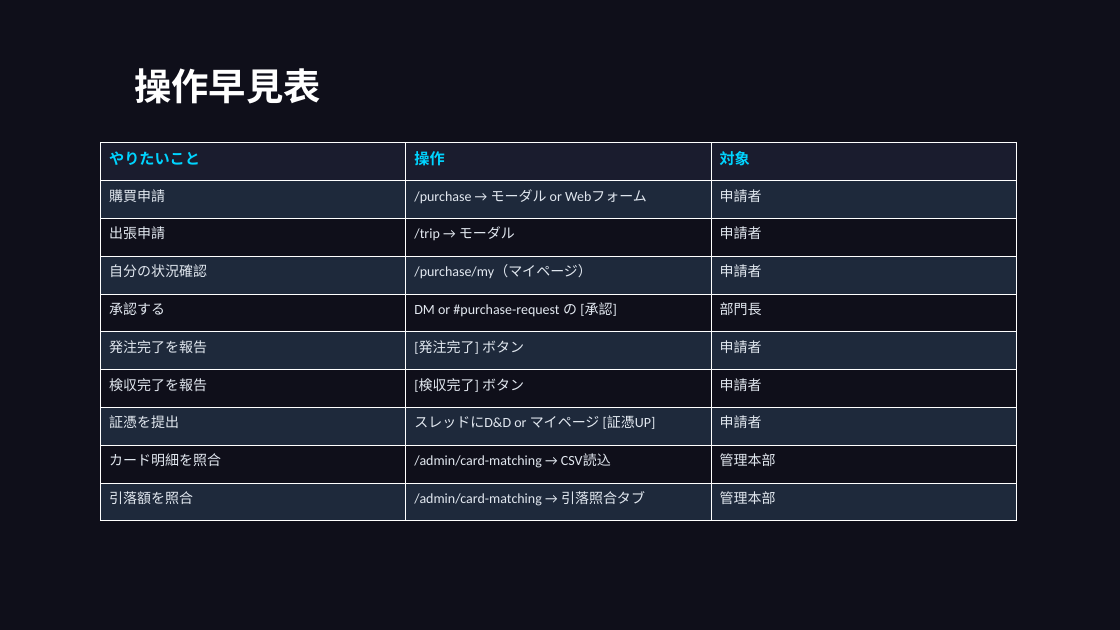
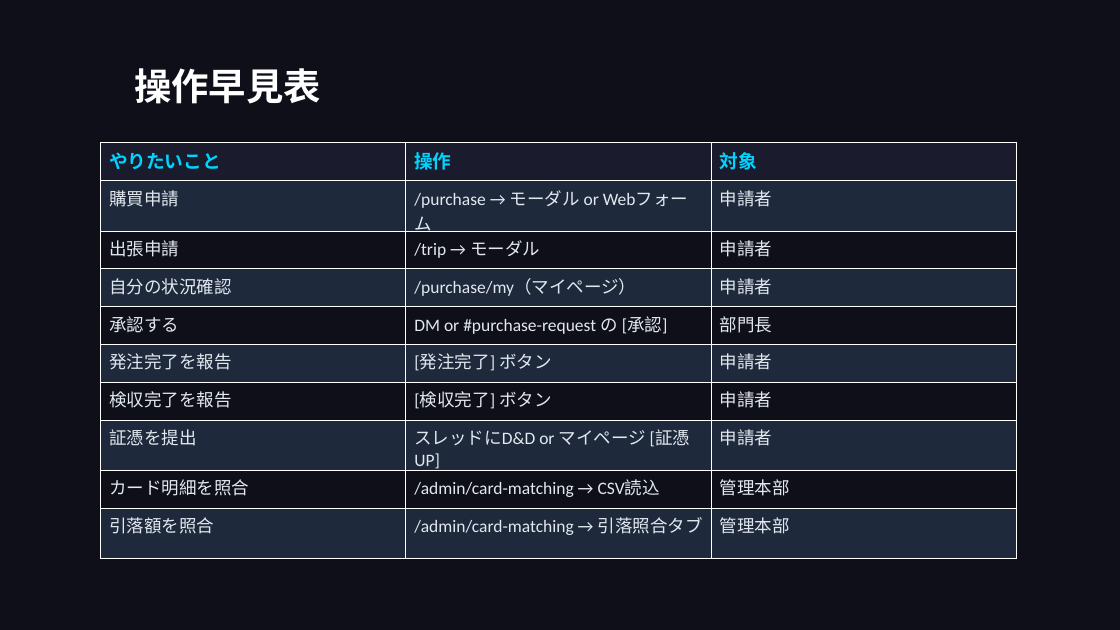
Before and after one commit to takeshiizawa123/next-procurement-poc, a slide deck: slide 50 of docs/user-manual.pptx (slide 49 before the commit). Drawn at 1120x630 pixels with LibreOffice and Linux fonts; fonts in the diff are those of the drawing. Boxes give left, top, right and bottom in pixels: in the first picture for what was removed or moved away, otherwise in the second. Text is boxed around its words. In the diff, an @@ line names an element or a change of style, - is before the commit and + after.

```diff
--- a/docs/user-manual.pptx
+++ b/docs/user-manual.pptx
@@ table at [101,143,1016,539] @@
@@ size 13 to 16 pt in "やりたいこと", "操作", "対象" @@
@@ size 12 to 15 pt @@
```
Also in this commit, not shown: 24 other slides changed, 1 slide added, 5 other files.
